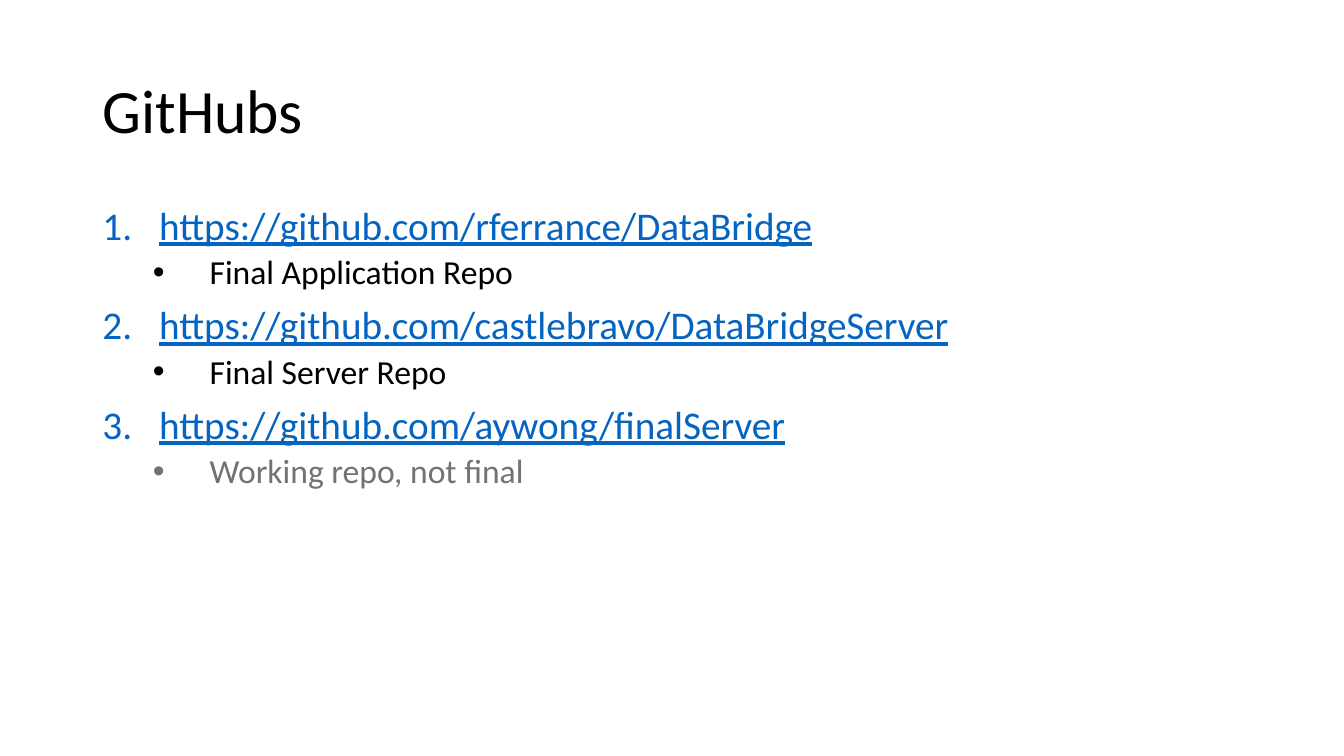
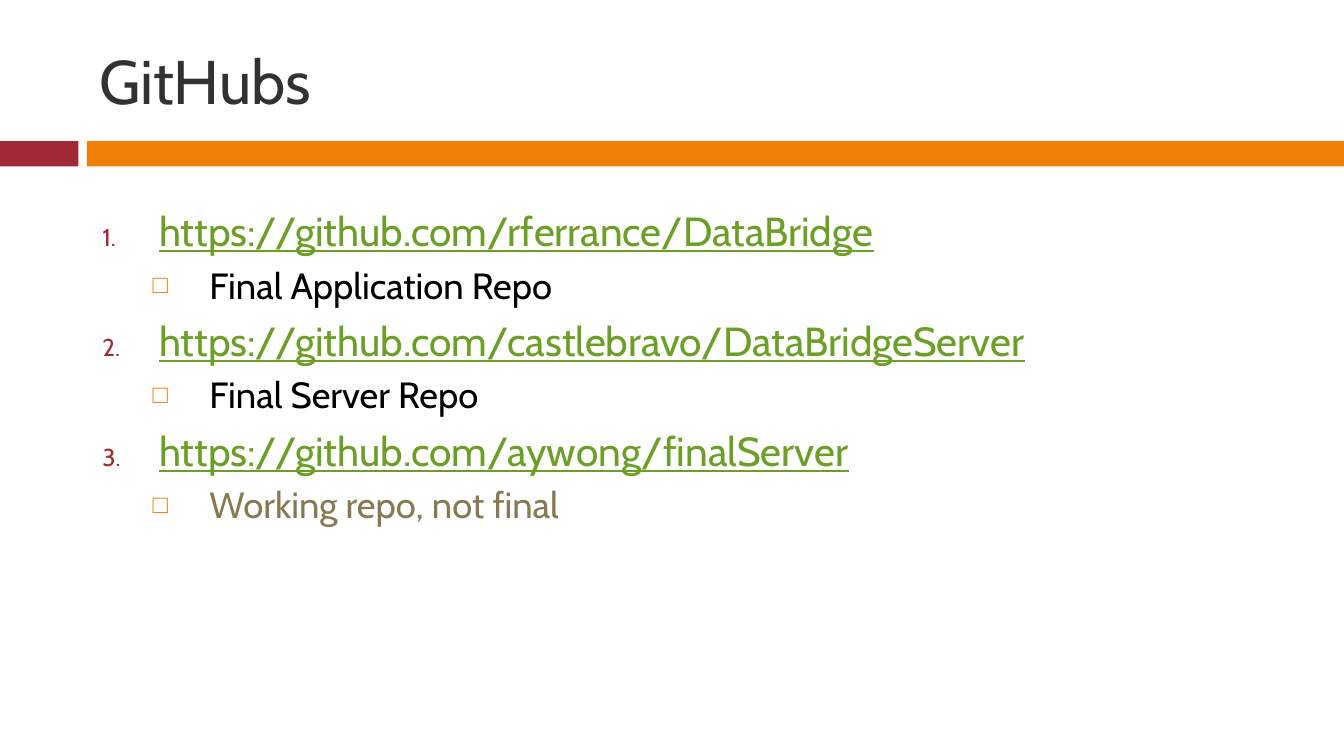
Before and after one commit to rferrance/DataBridge, a slide deck: slide 9 of DataBridgePresentation.pptx. Drawn at 1344x756 pixels with LibreOffice and Linux fonts; fonts in the diff are those of the drawing. Boxes give left, top, right and bottom in pixels: in the first picture for what was removed or moved away, otherwise in the second. Text is boxed around its words. In the diff, an @@ line names an element or a change of style, - is before the commit and + after.

```diff
--- a/DataBridgePresentation.pptx
+++ b/DataBridgePresentation.pptx
@@ title "GitHubs" moved from (x1=102, y1=90, x2=302, y2=134) to (x1=100, y1=58, x2=312, y2=105) @@
@@ title "GitHubs" at (x1=100, y1=58, x2=312, y2=105): font Calibri to Cabin, text colour #000000 to #323232; line spacing 0.9 to 1 @@
@@ rectangle added at (x1=0, y1=141, x2=79, y2=166), fill #9F2936 @@
@@ rectangle added at (x1=87, y1=141, x2=1344, y2=166), fill #F07F09 @@
@@ text "https://github.com/rferrance/DataBridge" at (x1=159, y1=215, x2=1024, y2=527): size 28 to 29 pt, text colour #0563C1 to #6B9F25 in "https://github.com/rferrance/DataBridge", "https://github.com/castlebravo/DataBridgeServer", "https://github.com/aywong/finalServer"; font Calibri to Cabin; size 24 to 26 pt in "Final Application Repo", "Final Server Repo", "Working repo, not final"; text colour #767171 to #887952 in "Working repo, not final"; line spacing 0.9 to 1; less space between paragraphs; bullet • to □ @@
```
Also in this commit, not shown: 9 other slides changed.
